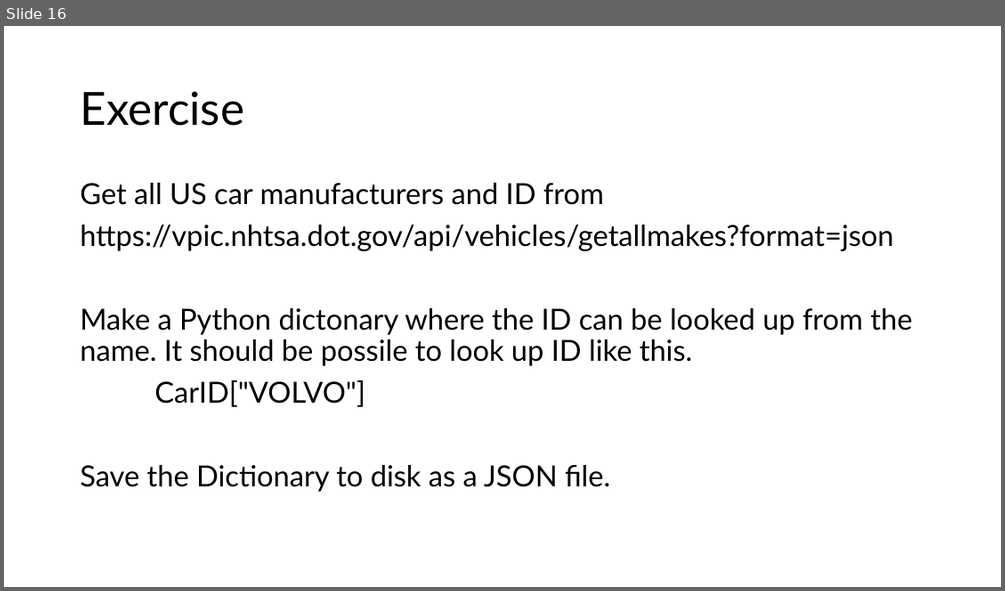
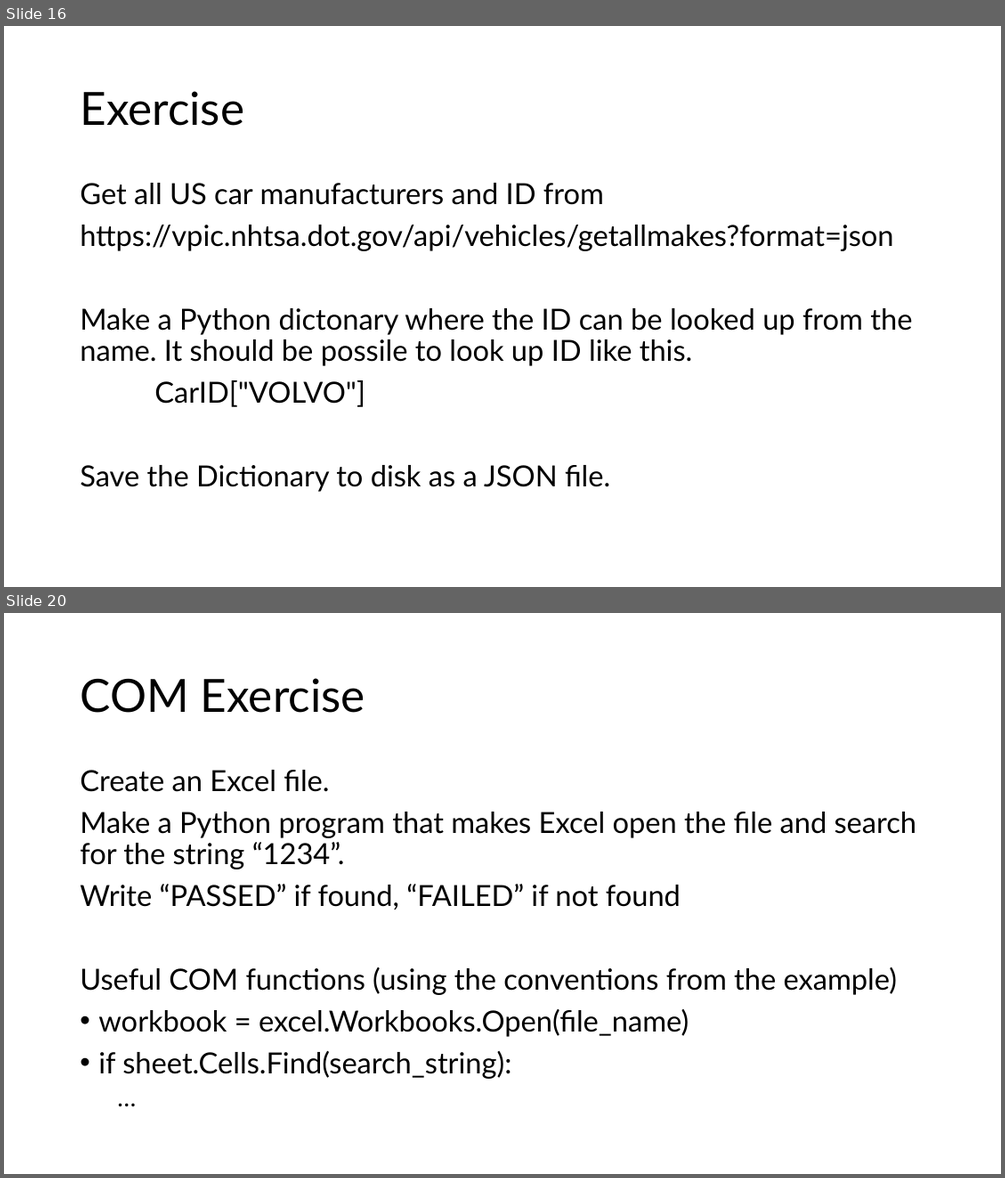
Before and after one commit to BjarneHelgesen/PythonForTestere, a slide deck: PythonForTestere.pptx. Shown one above the other, each under a label of ours: slide 16 before the commit, slides 16 and 20 after it; the slides between them are not shown. The pictures are 1005x591 and 1005x1178 pixels, drawn with LibreOffice and Linux fonts; fonts in the diff are those of the drawing. Boxes give left, top, right and bottom in pixels: in the first picture for what was removed or moved away, otherwise in the second. Text is boxed around its words. In the diff, an @@ line names an element or a change of style, - is before the commit and + after.

```diff
--- a/PythonForTestere.pptx
+++ b/PythonForTestere.pptx
@@ slide 20 added at [4, 613, 1001, 1174], background #FFFFFF at 10% opacity @@
@@ title added at [80, 678, 365, 713], 44 pt, text #000000 @@
+COM Exercise
@@ text added at [80, 770, 917, 1078], 28 pt, text #000000 @@
+Create an Excel file.
+Make a Python program that makes Excel open the file and search for the string “1234”.
+Write “PASSED” if found, “FAILED” if not found
+Useful COM functions (using the conventions from the example)
+• workbook = excel.Workbooks.Open(file_name)
+• if sheet.Cells.Find(search_string):
+  …
```
Also in this commit, not shown: 1 slide changed, 3 other slides added, 2 other files.
